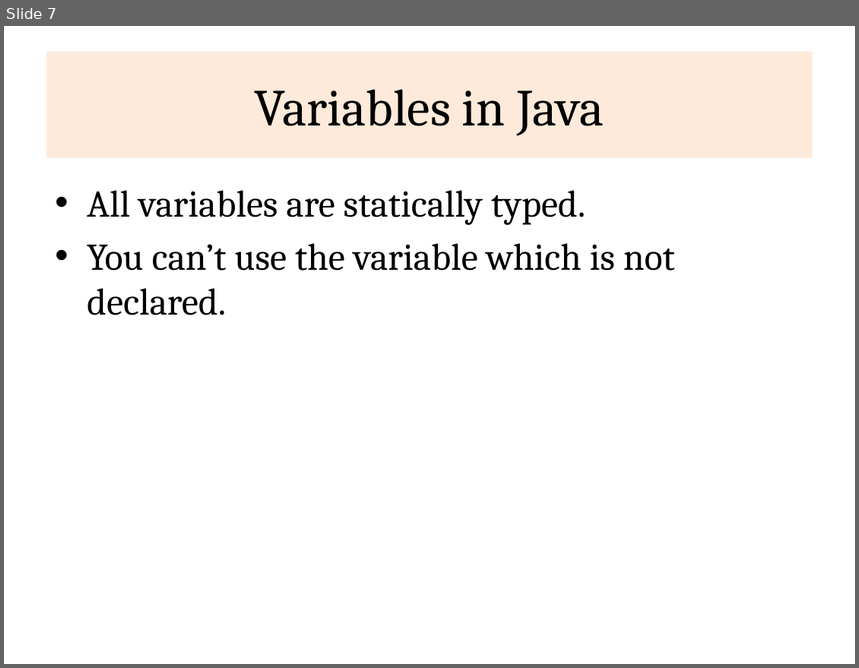
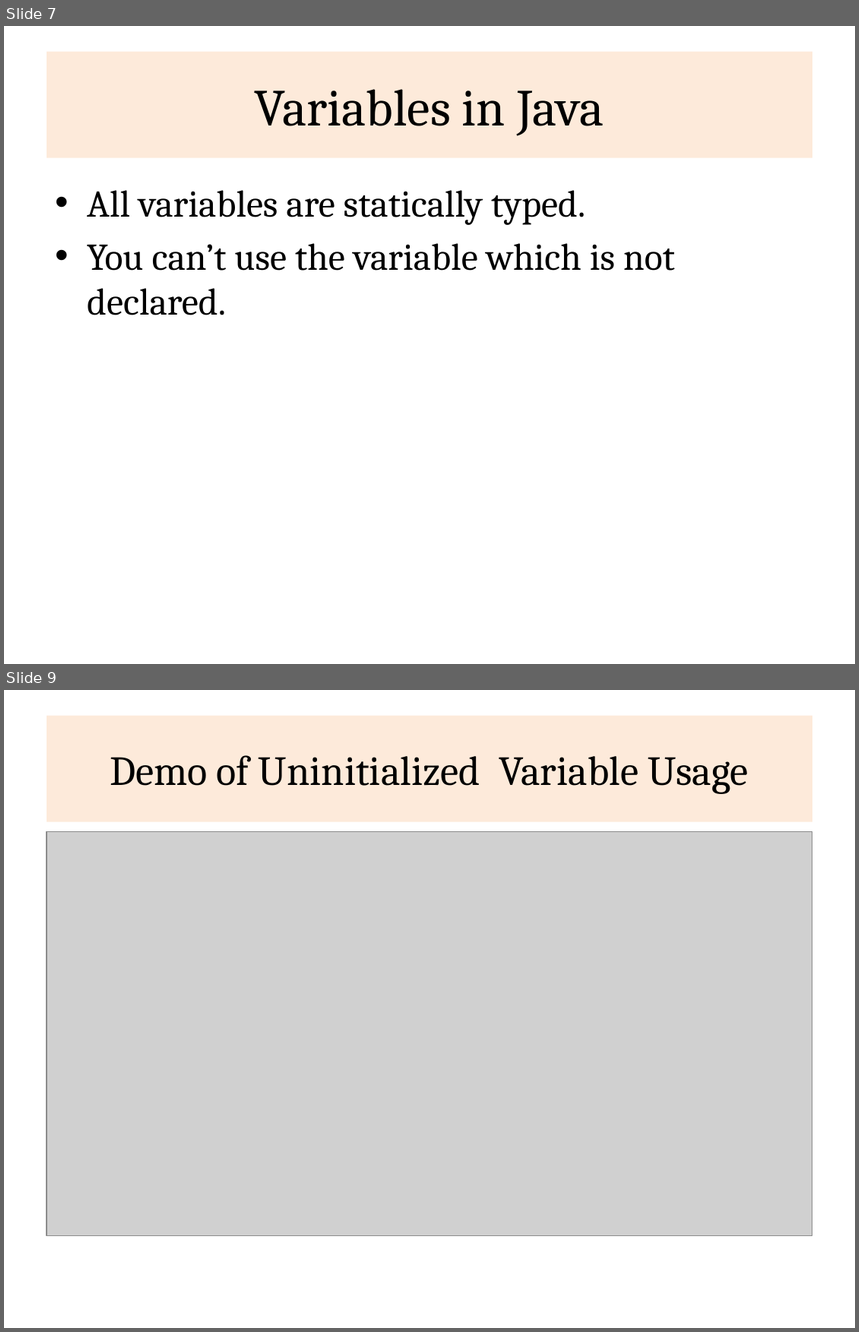
Before and after one commit to rajasekaran36/CS8392-OOPS, a slide deck: Slides/Unit 1/CS8382_U1_6_DataTypes.pptx. Shown one above the other, each under a label of ours: slide 7 before the commit, slides 7 and 9 after it; the slides between them are not shown. The pictures are 859x668 and 859x1332 pixels, drawn with LibreOffice and Linux fonts; fonts in the diff are those of the drawing; grey boxes stand for pictures. Boxes give left, top, right and bottom in pixels: in the first picture for what was removed or moved away, otherwise in the second. Text is boxed around its words. In the diff, an @@ line names an element or a change of style, - is before the commit and + after.

```diff
--- a/Slides/Unit 1/CS8382_U1_6_DataTypes.pptx
+++ b/Slides/Unit 1/CS8382_U1_6_DataTypes.pptx
@@ slide 9 added at <box>4,690,855,1328</box>, background #FFFFFF @@
@@ title added at <box>47,716,813,822</box>, fill #FDEADA, 35 pt, text #000000 @@
+Demo of Uninitialized Variable Usage
@@ picture added at <box>47,832,813,1236</box> @@
```
Also in this commit, not shown: 1 slide changed, 1 other slide added, 11 other files.
